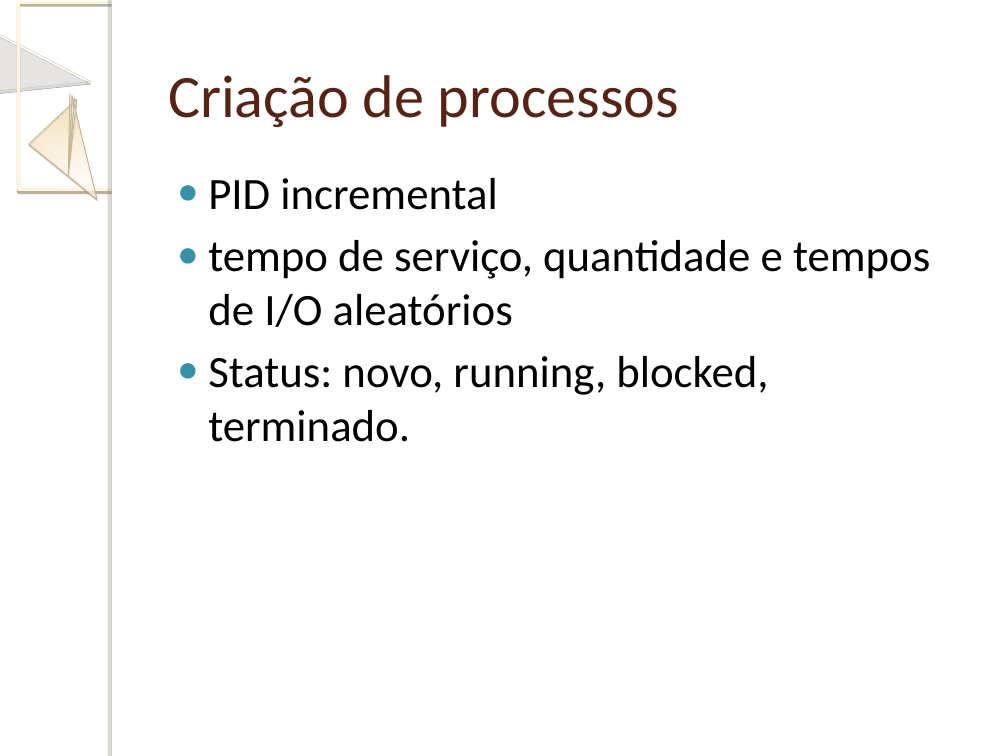
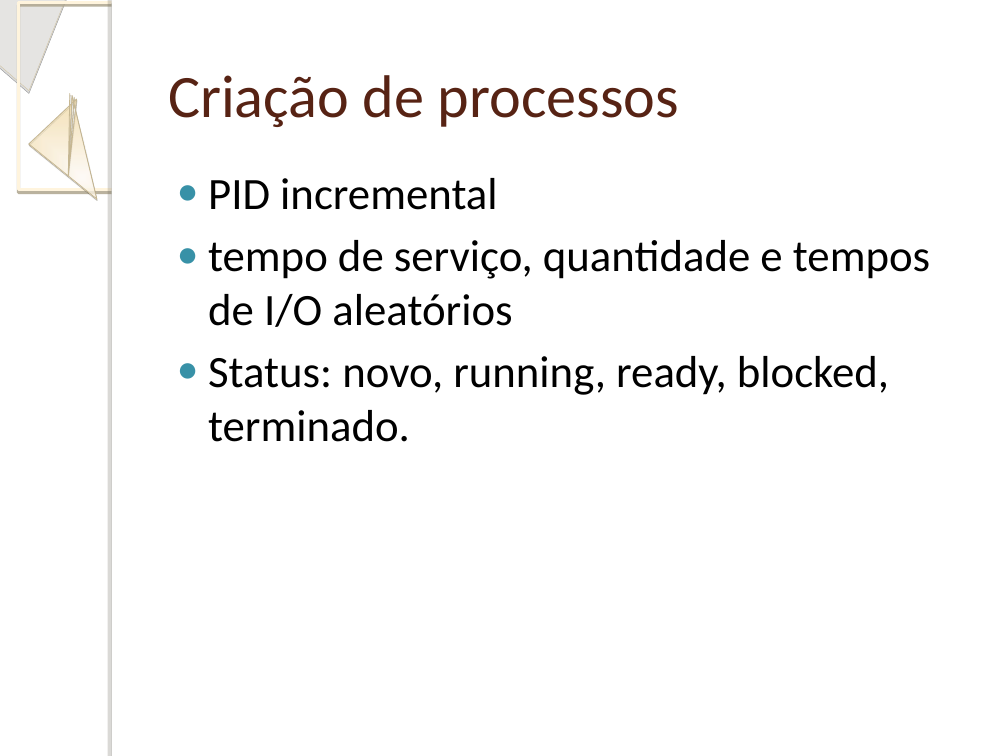
Before and after one commit to joycebrum/Simulador-Sistema-Operacional, a slide deck: slide 3 of Relatorio/Escalonador de Processos.ppt. Drawn at 1008x756 pixels with LibreOffice and Linux fonts; fonts in the diff are those of the drawing; background and template pictures are left out. Boxes give left, top, right and bottom in pixels: in the first picture for what was removed or moved away, otherwise in the second. Text is boxed around its words. In the diff, an @@ line names an element or a change of style, - is before the commit and + after.

Commit message:
apresentação

```diff
--- a/Relatorio/Escalonador de Processos.ppt
+++ b/Relatorio/Escalonador de Processos.ppt
@@ freeform shape at (0, 0, 91, 91): outline redrawn @@
@@ freeform shape at (0, 90, 168, 262): outline redrawn @@
@@ text at (208, 356, 889, 442): text changed @@
-● Status: novo, running, blocked, terminado.
+● Status: novo, running, ready, blocked, terminado.
```
Also in this commit, not shown: 3 other slides changed, 4 slides added, 2 other files.
